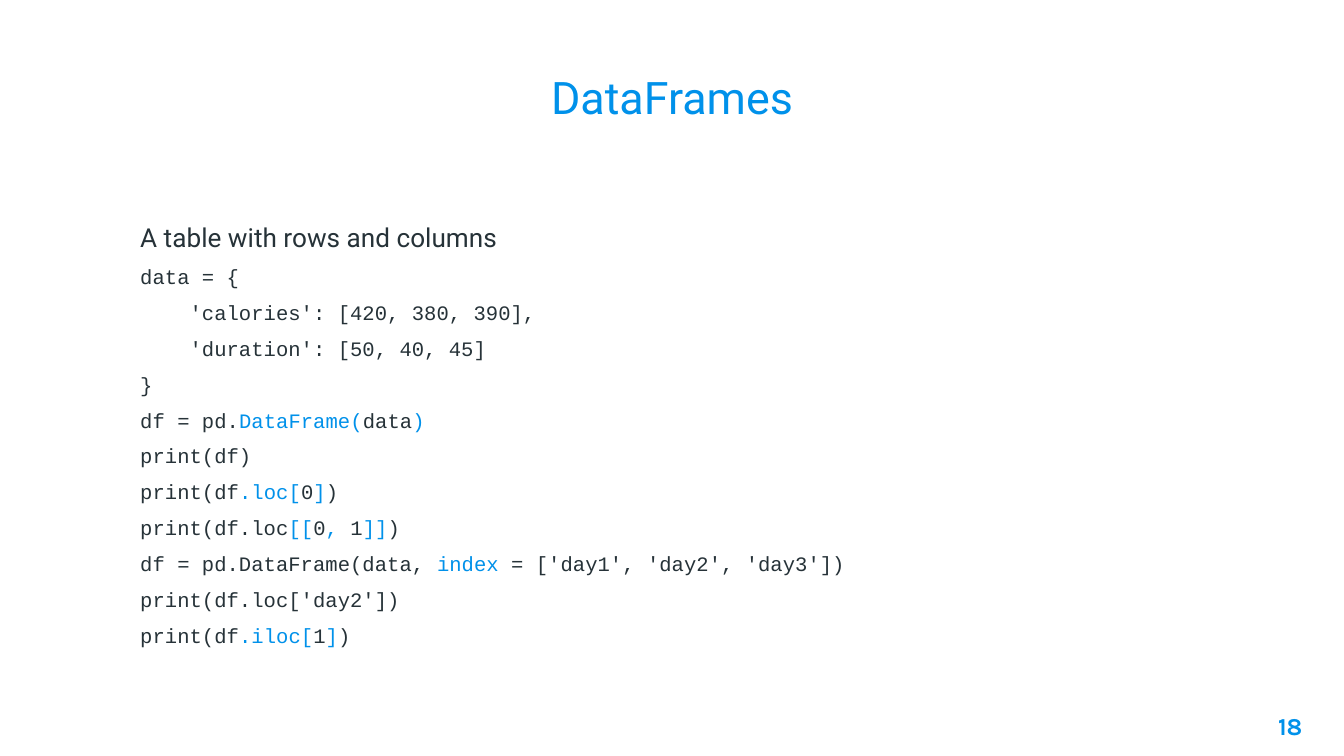
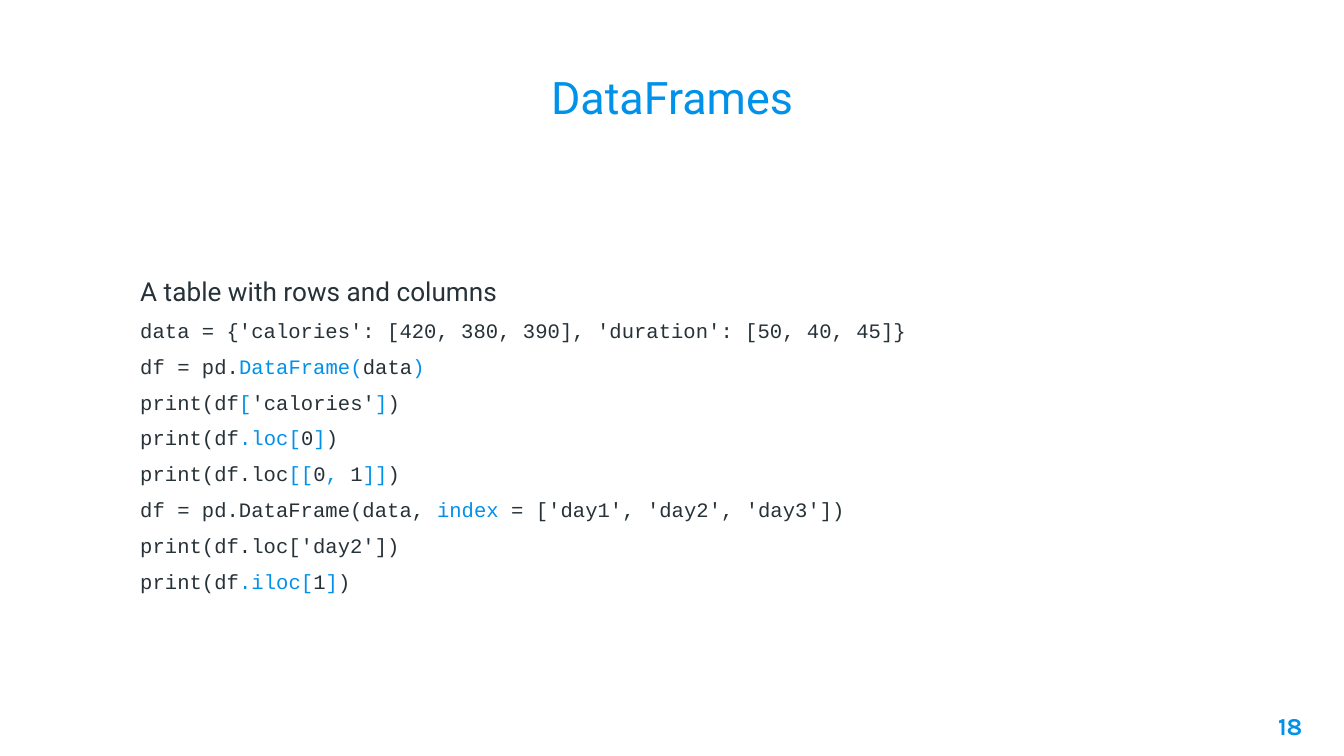
Before and after one commit to AleeRezaa/learn-python, a slide deck: slide 18 of 2 Data Science.pptx. Drawn at 1344x756 pixels with LibreOffice and Linux fonts; fonts in the diff are those of the drawing; background and template pictures are left out. Boxes give left, top, right and bottom in pixels: in the first picture for what was removed or moved away, otherwise in the second. Text is boxed around its words. In the diff, an @@ line names an element or a change of style, - is before the commit and + after.

```diff
--- a/2 Data Science.pptx
+++ b/2 Data Science.pptx
@@ text at <box>140,323,905,343</box>: text changed @@
-data = {
-'calories': [420, 380, 390],
-'duration': [50, 40, 45]
-}
+data = {'calories': [420, 380, 390], 'duration': [50, 40, 45]}
@@ text at <box>140,395,400,415</box>: text changed @@
-print(df)
+print(df['calories'])
```
Also in this commit, not shown: 2 other slides changed, 1 other file.
